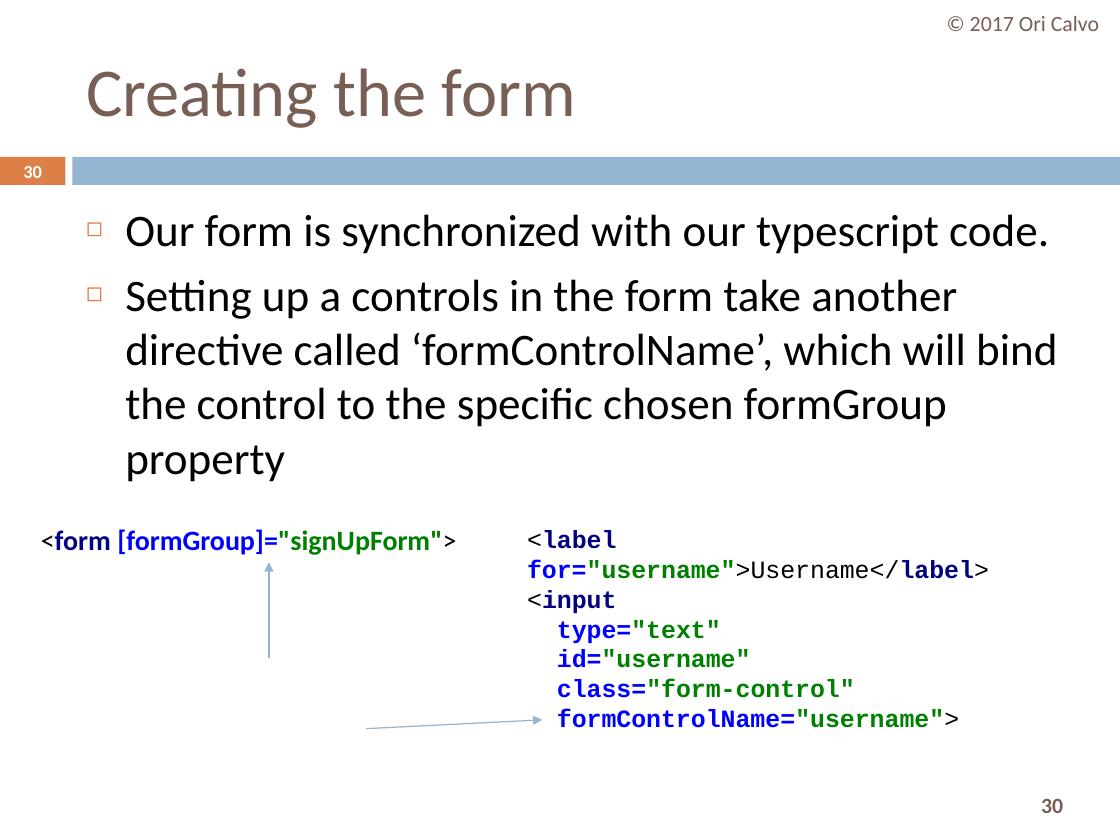
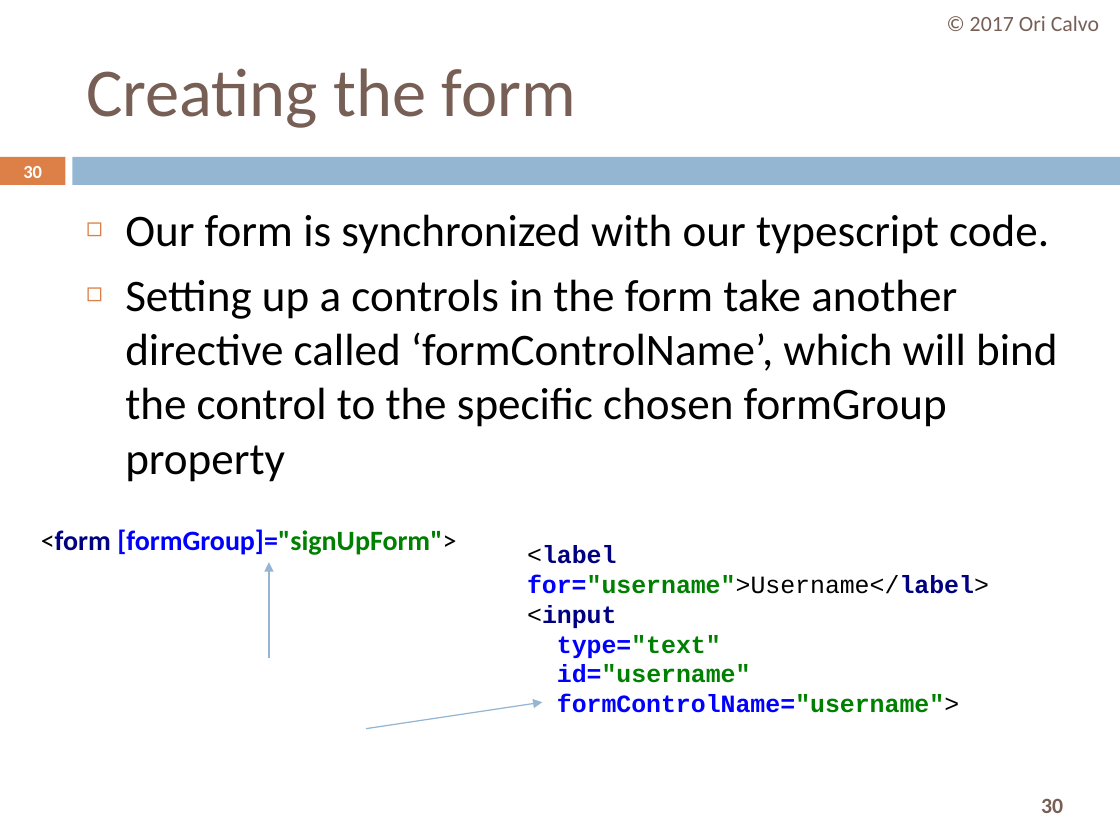
Before and after one commit to oricalvo/course-angular, a slide deck: slide 30 of PPTs/04 Forms.pptx. Drawn at 1120x840 pixels with LibreOffice and Linux fonts; fonts in the diff are those of the drawing. Boxes give left, top, right and bottom in pixels: in the first picture for what was removed or moved away, otherwise in the second. Text is boxed around its words. In the diff, an @@ line names an element or a change of style, - is before the commit and + after.

```diff
--- a/PPTs/04 Forms.pptx
+++ b/PPTs/04 Forms.pptx
@@ text at bbox=[527, 545, 989, 713]: text changed @@
-<label for="username">Username</label>
-<input
-type="text"
-id="username"
-class="form-control"
-formControlName="username">
+<label for="username">Username</label>
+<input
+type="text"
+id="username"
+formControlName="username">
@@ arrow moved from (366, 729) - (542, 720) to (366, 729) - (542, 702) @@
```
Also in this commit, not shown: 9 other slides changed.
